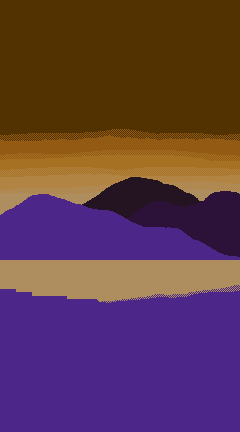
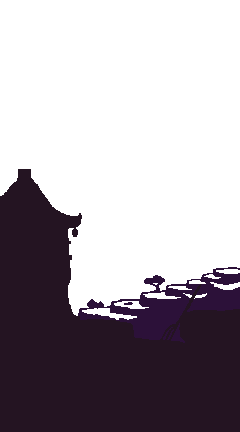
Comparing the layer stacks of the two 240 × 432 images. Changes:
hid "Calque de dessin 12" over [64,192,128,256]
added group "Calque de groupe 13" with 7 layers in group "Calque de groupe 10" over [0,0,240,432]
added layer "Level4" (1st of 2, in "Calque de groupe 10" › "Calque de groupe 13") in group "Calque de groupe 13" over [0,128,240,432]
added group "Calque de groupe 14" with 6 layers in group "Calque de groupe 10" over [0,128,240,432]
added layer "Level4" (2nd of 2, in "Calque de groupe 10" › "Calque de groupe 14") in group "Calque de groupe 14" over [0,215,240,432]
hid "Calque de dessin 4", painted on it over [0,192,240,432]
hid "Calque de dessin 5", painted on it over [0,128,240,432]
hid "Calque de dessin 6", painted on it over [0,128,240,432]
hid "Calque de dessin 7", painted on it over [0,128,240,432]
hid "Calque de dessin 8", painted on it over [0,0,240,432]
hid "Calque de dessin 11" over [0,0,240,432]
